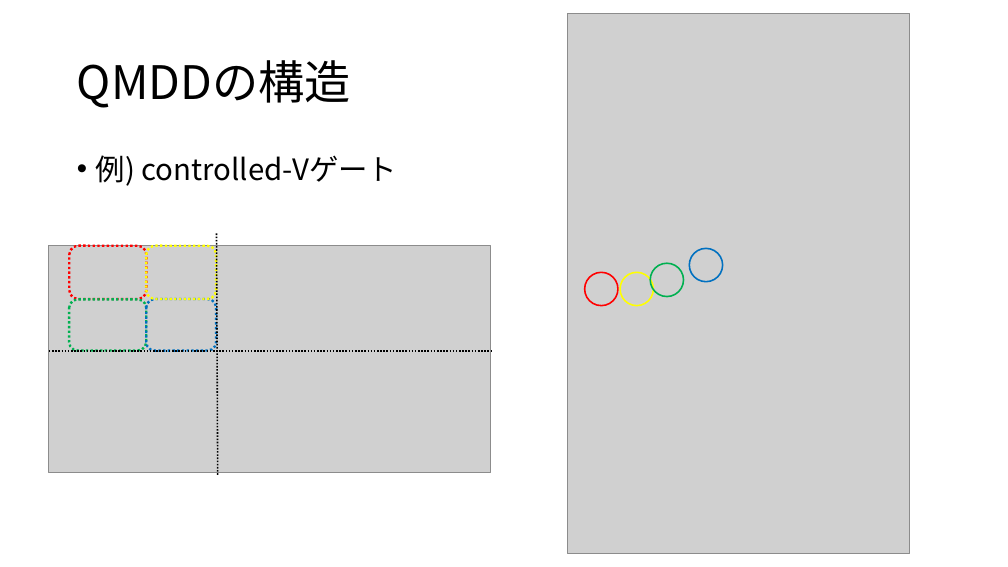
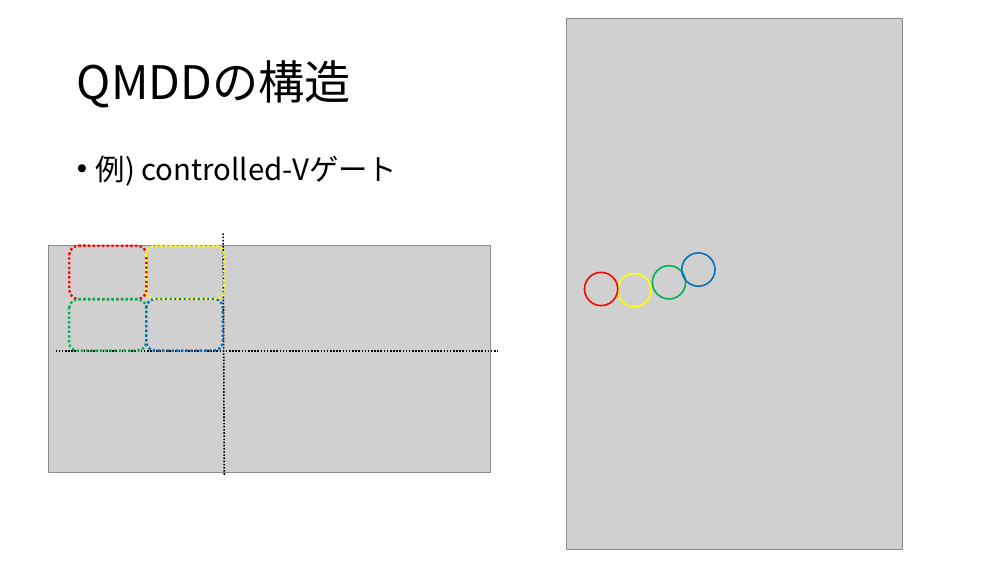
Before and after one commit to uj151133/my_quantum_simulator_with_gpu, a slide deck: slide 7 of docs/present.pptx. Drawn at 1008x567 pixels with LibreOffice and Linux fonts; fonts in the diff are those of the drawing; grey boxes stand for pictures. Boxes give left, top, right and bottom in pixels: in the first picture for what was removed or moved away, otherwise in the second. Text is boxed around its words. In the diff, an @@ line names an element or a change of style, - is before the commit and + after.

```diff
--- a/docs/present.pptx
+++ b/docs/present.pptx
@@ picture: place and size @@
-picture at <box>568,13,910,554</box>
+picture at <box>566,18,903,549</box>
@@ line moved from (216, 234) - (218, 476) to (223, 234) - (225, 476) @@
@@ rounded rectangle: place and size @@
-rounded rectangle at <box>146,246,216,299</box>
+rounded rectangle at <box>146,246,224,299</box>
@@ ellipse: place and size @@
-ellipse at <box>690,249,723,282</box>
+ellipse at <box>682,253,715,287</box>
@@ rounded rectangle: place and size @@
-rounded rectangle at <box>146,299,216,350</box>
+rounded rectangle at <box>146,299,222,350</box>
@@ line moved from (49, 351) - (491, 351) to (55, 351) - (498, 351) @@
```
Also in this commit, not shown: 12 other slides changed, 2 slides added, 1 slide removed, 2 other files.
